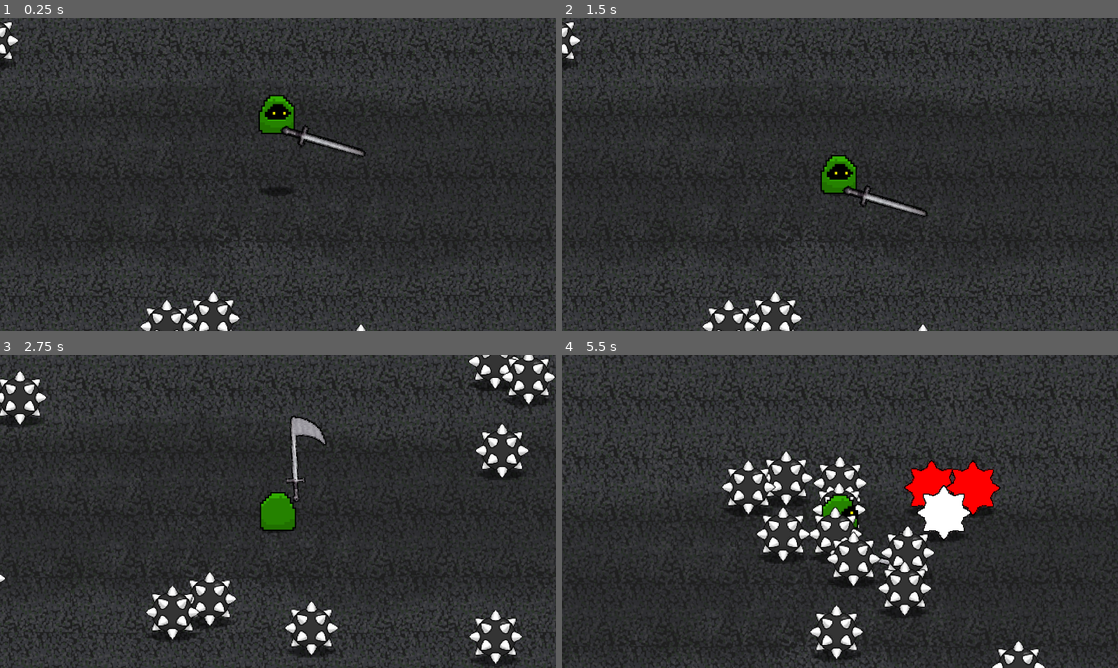
Above: before the commit, frames 1-4 (two rows, left to right).
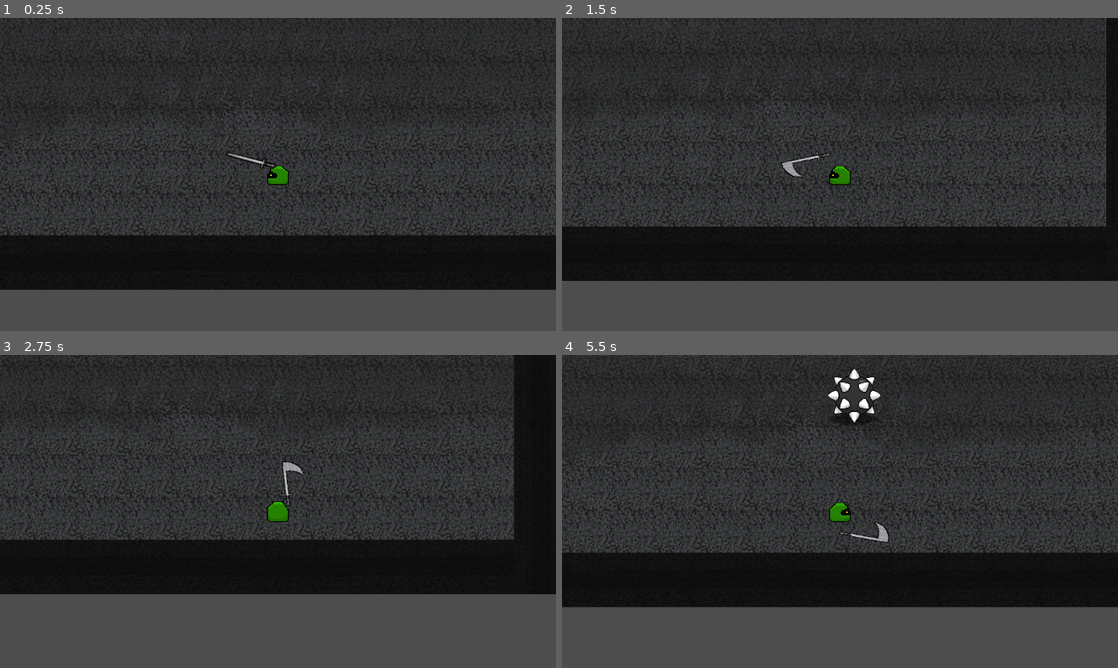
Above: after the commit, the same moments.

Repository: Deltunes/MSU-Game-Jam-2025
Game: Godot game, scene res://scenes/level_1.tscn
The game is run twice, just before and just after one commit, with the same random seed, the same clock (stepped at 60 frames per second) and the same inputs. Before the commit the project starts from res://scenes/level.tscn.
Inputs (mouse positions are in pixels of both pictures, inside the frame that each line leads up to):
- Up to frame 1 (0.25 s): no input
- Up to frame 2 (1.5 s): move the mouse to (962, 158) at 0.52 s; press the mouse at (962, 158) at 0.53 s; hold D (right) 0.53-1.28 s; move the mouse to (728, 190) at 1.27 s; release the mouse at (728, 190) at 1.28 s; hold S (down) from 1.28 s (still down); click (728, 190) at 1.35 s
- Up to frame 3 (2.75 s): move the mouse to (333, 442) at 2.02 s; release S (down) at 2.03 s; press the mouse at (333, 442) at 2.03 s; hold D (right) from 2.03 s (still down)
- Up to frame 4 (5.5 s): move the mouse to (812, 574) at 2.77 s; release D (right) at 2.78 s; release the mouse at (812, 574) at 2.78 s; hold W (up) 2.78-3.53 s; click (812, 574) at 2.85 s; move the mouse to (1006, 558) at 3.52 s; press the mouse at (1006, 558) at 3.53 s; hold A (left) 3.53-5.03 s; move the mouse to (673, 464) at 4.27 s; release the mouse at (673, 464) at 4.28 s; click (673, 464) at 4.35 s; move the mouse to (867, 511) at 5.02 s; press the mouse at (867, 511) at 5.03 s; hold S (down) from 5.03 s (still down)

The runs differ from the first frame. In frame 1, 32% of the frame differs, in the area x 0-100%, y 0-100%; in frame 2, 33%; in frame 3, 41%; in frame 4, 46%.

Commit message:
added a new map with 4 rooms, also changed script for enemy so it read player from ../../player instead of ../player

Diff:
--- a/project.godot
+++ b/project.godot
@@ -11,7 +11,7 @@
 [application]
 
 config/name="GitHubRepoTest"
-run/main_scene="res://scenes/level.tscn"
+run/main_scene="res://scenes/level_1.tscn"
 config/features=PackedStringArray("4.1", "Forward Plus")
 
 [autoload]
--- /dev/null
+++ b/scenes/level_1.tscn
@@ -0,0 +1,563 @@
+[gd_scene load_steps=18 format=3 uid="uid://boy275nnqsxkp"]
+
+[ext_resource type="Texture2D" uid="uid://cp2b7owjnyq51" path="res://images/stone.png" id="1_23t15"]
+[ext_resource type="PackedScene" uid="uid://shn281wsep5j" path="res://scenes/player.tscn" id="2_6w4s0"]
+[ext_resource type="PackedScene" uid="uid://bk14fyoq5jkex" path="res://scenes/enemy.tscn" id="3_aeo8m"]
+[ext_resource type="Texture2D" uid="uid://dy1b0ds65o0tm" path="res://images/joe biden with a rat.png" id="4_v5omw"]
+[ext_resource type="Texture2D" uid="uid://duntc3x4bw84e" path="res://images/shadow.png" id="5_qalu2"]
+
+[sub_resource type="RectangleShape2D" id="RectangleShape2D_xq4se"]
+size = Vector2(1672.01, 144.575)
+
+[sub_resource type="RectangleShape2D" id="RectangleShape2D_45s6f"]
+size = Vector2(1463.86, 17.9924)
+
+[sub_resource type="RectangleShape2D" id="RectangleShape2D_0nr3n"]
+size = Vector2(1147.59, 49.4707)
+
+[sub_resource type="RectangleShape2D" id="RectangleShape2D_xp2rh"]
+size = Vector2(626.431, 58.4482)
+
+[sub_resource type="RectangleShape2D" id="RectangleShape2D_xvlef"]
+size = Vector2(526.737, 89.9313)
+
+[sub_resource type="RectangleShape2D" id="RectangleShape2D_dpc8s"]
+size = Vector2(527.618, 21.7285)
+
+[sub_resource type="RectangleShape2D" id="RectangleShape2D_t3e4f"]
+size = Vector2(380.933, 31.9993)
+
+[sub_resource type="RectangleShape2D" id="RectangleShape2D_2ym3u"]
+size = Vector2(1993.4, 180.763)
+
+[sub_resource type="RectangleShape2D" id="RectangleShape2D_bq55k"]
+size = Vector2(577, 72.002)
+
+[sub_resource type="RectangleShape2D" id="RectangleShape2D_pdkge"]
+size = Vector2(328.5, 52.0002)
+
+[sub_resource type="RectangleShape2D" id="RectangleShape2D_lqtfw"]
+size = Vector2(721.5, 18.9988)
+
+[sub_resource type="RectangleShape2D" id="RectangleShape2D_6erdy"]
+size = Vector2(1248.83, 39.9993)
+
+[node name="level1" type="Node2D"]
+position = Vector2(1094.39, 53.8464)
+
+[node name="Stone" type="Sprite2D" parent="."]
+position = Vector2(-467.5, 297.5)
+scale = Vector2(0.736979, 0.750926)
+texture = ExtResource("1_23t15")
+
+[node name="Player" parent="." instance=ExtResource("2_6w4s0")]
+position = Vector2(-447.387, 563.154)
+scale = Vector2(0.177344, 0.156944)
+
+[node name="rooms" type="Node" parent="."]
+
+[node name="room 1" type="Node" parent="rooms"]
+
+[node name="StaticBody2D2" type="StaticBody2D" parent="rooms/room 1"]
+position = Vector2(71.9374, 53.8464)
+rotation = -1.5708
+
+[node name="Background" type="Sprite2D" parent="rooms/room 1/StaticBody2D2"]
+modulate = Color(0.333333, 0.333333, 0.333333, 1)
+z_index = -10
+position = Vector2(-312.138, -210.976)
+scale = Vector2(0.537437, 0.116)
+texture = ExtResource("1_23t15")
+
+[node name="CollisionShape2D" type="CollisionShape2D" parent="rooms/room 1/StaticBody2D2"]
+position = Vector2(-359.615, -158.933)
+rotation = 3.14159
+scale = Vector2(0.565, -0.116)
+shape = SubResource("RectangleShape2D_xq4se")
+
+[node name="StaticBody2D3" type="StaticBody2D" parent="rooms/room 1"]
+position = Vector2(-1022.45, 1022.45)
+rotation = 3.14159
+
+[node name="Background" type="Sprite2D" parent="rooms/room 1/StaticBody2D3"]
+modulate = Color(0.333333, 0.333333, 0.333333, 1)
+z_index = -10
+position = Vector2(-1700.67, 203.544)
+scale = Vector2(0.793069, 0.116)
+texture = ExtResource("1_23t15")
+
+[node name="CollisionShape2D" type="CollisionShape2D" parent="rooms/room 1/StaticBody2D3"]
+position = Vector2(-1651.97, 258.59)
+shape = SubResource("RectangleShape2D_45s6f")
+
+[node name="StaticBody2D4" type="StaticBody2D" parent="rooms/room 1"]
+position = Vector2(-1022.45, 1022.45)
+rotation = 3.14159
+
+[node name="Background" type="Sprite2D" parent="rooms/room 1/StaticBody2D4"]
+modulate = Color(0.333333, 0.333333, 0.333333, 1)
+z_index = -10
+position = Vector2(-2419.84, 669.138)
+rotation = 1.5708
+scale = Vector2(0.550276, 0.116)
+texture = ExtResource("1_23t15")
+
+[node name="CollisionShape2D" type="CollisionShape2D" parent="rooms/room 1/StaticBody2D4"]
+position = Vector2(-2380.79, 681.294)
+rotation = 1.56958
+scale = Vector2(0.790026, -0.932748)
+shape = SubResource("RectangleShape2D_0nr3n")
+
+[node name="StaticBody2D5" type="StaticBody2D" parent="rooms/room 1"]
+position = Vector2(-932, 996)
+rotation = 3.14159
+
+[node name="Background" type="Sprite2D" parent="rooms/room 1/StaticBody2D5"]
+modulate = Color(0.333333, 0.333333, 0.333333, 1)
+position = Vector2(-1181.4, 1136.41)
+rotation = 3.14059
+scale = Vector2(0.375917, 0.116)
+texture = ExtResource("1_23t15")
+
+[node name="Background2" type="Sprite2D" parent="rooms/room 1/StaticBody2D5"]
+modulate = Color(0.333333, 0.333333, 0.333333, 1)
+position = Vector2(-2044.66, 1136.94)
+rotation = -0.00130993
+scale = Vector2(0.334894, 0.116224)
+skew = -0.00293517
+texture = ExtResource("1_23t15")
+
+[node name="CollisionShape2D" type="CollisionShape2D" parent="rooms/room 1/StaticBody2D5"]
+position = Vector2(-1226.98, 1103.6)
+shape = SubResource("RectangleShape2D_xp2rh")
+
+[node name="CollisionShape2D2" type="CollisionShape2D" parent="rooms/room 1/StaticBody2D5"]
+position = Vector2(-2038.45, 1103.44)
+shape = SubResource("RectangleShape2D_xp2rh")
+
+[node name="hallways" type="Node" parent="rooms"]
+
+[node name="Stone2" type="Sprite2D" parent="rooms/hallways"]
+position = Vector2(614, -317)
+rotation = 1.57168
+scale = Vector2(0.276042, 0.196296)
+texture = ExtResource("1_23t15")
+
+[node name="StaticBody2D" type="StaticBody2D" parent="rooms/hallways"]
+
+[node name="Background" type="Sprite2D" parent="rooms/hallways/StaticBody2D"]
+modulate = Color(0.333333, 0.333333, 0.333333, 1)
+position = Vector2(458.034, -315.14)
+rotation = 4.71204
+scale = Vector2(0.27398, 0.116)
+texture = ExtResource("1_23t15")
+
+[node name="CollisionShape2D" type="CollisionShape2D" parent="rooms/hallways/StaticBody2D"]
+position = Vector2(474.002, -316.27)
+rotation = 1.56766
+scale = Vector2(1, 1)
+shape = SubResource("RectangleShape2D_xvlef")
+
+[node name="StaticBody2D2" type="StaticBody2D" parent="rooms/hallways"]
+
+[node name="Background" type="Sprite2D" parent="rooms/hallways/StaticBody2D2"]
+modulate = Color(0.333333, 0.333333, 0.333333, 1)
+position = Vector2(764.033, -317.102)
+rotation = 4.71204
+scale = Vector2(0.276024, 0.116)
+texture = ExtResource("1_23t15")
+
+[node name="CollisionShape2D" type="CollisionShape2D" parent="rooms/hallways/StaticBody2D2"]
+position = Vector2(747.004, -318.633)
+rotation = 1.56766
+scale = Vector2(1, 1)
+shape = SubResource("RectangleShape2D_xvlef")
+
+[node name="Stone3" type="Sprite2D" parent="rooms/hallways"]
+position = Vector2(1985, -978)
+rotation = 3.14196
+scale = Vector2(0.276042, 0.196296)
+texture = ExtResource("1_23t15")
+
+[node name="Stone3" type="Sprite2D" parent="rooms/hallways/Stone3"]
+position = Vector2(-7826.8, 992.257)
+rotation = 3.14196
+scale = Vector2(0.997702, 1.14076)
+texture = ExtResource("1_23t15")
+
+[node name="StaticBody2D3" type="StaticBody2D" parent="rooms/hallways"]
+position = Vector2(1481, -477.907)
+rotation = -0.00187584
+
+[node name="Background" type="Sprite2D" parent="rooms/hallways/StaticBody2D3"]
+modulate = Color(0.333333, 0.333333, 0.333333, 1)
+position = Vector2(503.953, -619.143)
+rotation = 6.28319
+scale = Vector2(0.27398, 0.116)
+texture = ExtResource("1_23t15")
+
+[node name="CollisionShape2D" type="CollisionShape2D" parent="rooms/hallways/StaticBody2D3"]
+position = Vector2(504.682, -363.147)
+rotation = 3.14166
+scale = Vector2(1, 1)
+shape = SubResource("RectangleShape2D_xvlef")
+
+[node name="StaticBody2D4" type="StaticBody2D" parent="rooms/hallways"]
+position = Vector2(1481, -477.907)
+rotation = -0.00187584
+
+[node name="Background" type="Sprite2D" parent="rooms/hallways/StaticBody2D4"]
+modulate = Color(0.333333, 0.333333, 0.333333, 1)
+position = Vector2(504.738, -344.944)
+rotation = 6.28319
+scale = Vector2(0.276024, 0.116)
+texture = ExtResource("1_23t15")
+
+[node name="CollisionShape2D" type="CollisionShape2D" parent="rooms/hallways/StaticBody2D4"]
+position = Vector2(503.051, -602.196)
+rotation = 3.14063
+scale = Vector2(1, 1)
+shape = SubResource("RectangleShape2D_xvlef")
+
+[node name="StaticBody2D3" type="StaticBody2D" parent="rooms/hallways/StaticBody2D4"]
+position = Vector2(2161.35, -184.039)
+rotation = -0.00187584
+
+[node name="Background" type="Sprite2D" parent="rooms/hallways/StaticBody2D4/StaticBody2D3"]
+modulate = Color(0.333333, 0.333333, 0.333333, 1)
+position = Vector2(503.953, -619.143)
+rotation = 6.28319
+scale = Vector2(0.27398, 0.116)
+texture = ExtResource("1_23t15")
+
+[node name="CollisionShape2D" type="CollisionShape2D" parent="rooms/hallways/StaticBody2D4/StaticBody2D3"]
+position = Vector2(504.682, -363.147)
+rotation = 3.14166
+scale = Vector2(1, 1)
+shape = SubResource("RectangleShape2D_xvlef")
+
+[node name="StaticBody2D4" type="StaticBody2D" parent="rooms/hallways/StaticBody2D4"]
+position = Vector2(2161.35, -184.039)
+rotation = -0.00187584
+
+[node name="Background" type="Sprite2D" parent="rooms/hallways/StaticBody2D4/StaticBody2D4"]
+modulate = Color(0.333333, 0.333333, 0.333333, 1)
+position = Vector2(504.738, -344.944)
+rotation = 6.28319
+scale = Vector2(0.276024, 0.116)
+texture = ExtResource("1_23t15")
+
+[node name="CollisionShape2D" type="CollisionShape2D" parent="rooms/hallways/StaticBody2D4/StaticBody2D4"]
+position = Vector2(503.051, -602.196)
+rotation = 3.14063
+scale = Vector2(1, 1)
+shape = SubResource("RectangleShape2D_xvlef")
+
+[node name="Node" type="Node" parent="rooms"]
+
+[node name="Walls" type="Node2D" parent="rooms/Node"]
+position = Vector2(758, -1124)
+
+[node name="StaticBody2D2" type="StaticBody2D" parent="rooms/Node/Walls"]
+position = Vector2(-1022.45, 0)
+rotation = -1.5708
+
+[node name="Background" type="Sprite2D" parent="rooms/Node/Walls/StaticBody2D2"]
+modulate = Color(0.333333, 0.333333, 0.333333, 1)
+z_index = -10
+position = Vector2(-4.48772, 0)
+scale = Vector2(0.690592, 0.116)
+texture = ExtResource("1_23t15")
+
+[node name="CollisionShape2D" type="CollisionShape2D" parent="rooms/Node/Walls/StaticBody2D2"]
+position = Vector2(251, 50.9504)
+shape = SubResource("RectangleShape2D_dpc8s")
+
+[node name="CollisionShape2D2" type="CollisionShape2D" parent="rooms/Node/Walls/StaticBody2D2"]
+position = Vector2(-342.5, 44.4484)
+shape = SubResource("RectangleShape2D_t3e4f")
+
+[node name="StaticBody2D" type="StaticBody2D" parent="rooms/Node/Walls"]
+position = Vector2(0, -602)
+
+[node name="Background" type="Sprite2D" parent="rooms/Node/Walls/StaticBody2D"]
+modulate = Color(0.333333, 0.333333, 0.333333, 1)
+z_index = -10
+position = Vector2(0, 6)
+scale = Vector2(1, 0.115741)
+texture = ExtResource("1_23t15")
+
+[node name="CollisionShape2D" type="CollisionShape2D" parent="rooms/Node/Walls/StaticBody2D"]
+position = Vector2(-2, 56)
+scale = Vector2(1, 0.115741)
+shape = SubResource("RectangleShape2D_2ym3u")
+
+[node name="StaticBody2D3" type="StaticBody2D" parent="rooms/Node/Walls"]
+position = Vector2(1022, 0)
+rotation = 1.5708
+
+[node name="Background" type="Sprite2D" parent="rooms/Node/Walls/StaticBody2D3"]
+modulate = Color(0.333333, 0.333333, 0.333333, 1)
+z_index = -10
+position = Vector2(3.98347, 0)
+scale = Vector2(0.691027, 0.116)
+texture = ExtResource("1_23t15")
+
+[node name="CollisionShape2D" type="CollisionShape2D" parent="rooms/Node/Walls/StaticBody2D3"]
+position = Vector2(-255.5, 26.001)
+shape = SubResource("RectangleShape2D_bq55k")
+
+[node name="CollisionShape2D2" type="CollisionShape2D" parent="rooms/Node/Walls/StaticBody2D3"]
+position = Vector2(421.25, 34.9993)
+shape = SubResource("RectangleShape2D_pdkge")
+
+[node name="StaticBody2D4" type="StaticBody2D" parent="rooms/Node/Walls"]
+position = Vector2(0, 602)
+rotation = 3.14159
+
+[node name="Background" type="Sprite2D" parent="rooms/Node/Walls/StaticBody2D4"]
+modulate = Color(0.333333, 0.333333, 0.333333, 1)
+z_index = -10
+position = Vector2(-0.8974, -2.99963)
+scale = Vector2(1.00219, 0.115741)
+texture = ExtResource("1_23t15")
+
+[node name="CollisionShape2D" type="CollisionShape2D" parent="rooms/Node/Walls/StaticBody2D4"]
+position = Vector2(603.75, 49.5012)
+shape = SubResource("RectangleShape2D_lqtfw")
+
+[node name="CollisionShape2D2" type="CollisionShape2D" parent="rooms/Node/Walls/StaticBody2D4"]
+position = Vector2(-565, 34.9985)
+shape = SubResource("RectangleShape2D_6erdy")
+
+[node name="Walls" type="Node2D" parent="rooms/Node/Walls"]
+position = Vector2(2304, 92)
+scale = Vector2(0.846796, 0.807605)
+
+[node name="StaticBody2D2" type="StaticBody2D" parent="rooms/Node/Walls/Walls"]
+position = Vector2(-1022.45, 0)
+rotation = -1.5708
+
+[node name="Background" type="Sprite2D" parent="rooms/Node/Walls/Walls/StaticBody2D2"]
+modulate = Color(0.333333, 0.333333, 0.333333, 1)
+z_index = -10
+position = Vector2(-4.48772, 0)
+scale = Vector2(0.690592, 0.116)
+texture = ExtResource("1_23t15")
+
+[node name="CollisionShape2D" type="CollisionShape2D" parent="rooms/Node/Walls/Walls/StaticBody2D2"]
+position = Vector2(276.191, 50.3149)
+scale = Vector2(1, 1)
+shape = SubResource("RectangleShape2D_dpc8s")
+
+[node name="CollisionShape2D2" type="CollisionShape2D" parent="rooms/Node/Walls/Walls/StaticBody2D2"]
+position = Vector2(-367.534, 44.4478)
+scale = Vector2(1, 1)
+shape = SubResource("RectangleShape2D_t3e4f")
+
+[node name="StaticBody2D" type="StaticBody2D" parent="rooms/Node/Walls/Walls"]
+position = Vector2(0, -602)
+
+[node name="Background" type="Sprite2D" parent="rooms/Node/Walls/Walls/StaticBody2D"]
+modulate = Color(0.333333, 0.333333, 0.333333, 1)
+z_index = -10
+position = Vector2(0, 6)
+scale = Vector2(1, 0.115741)
+texture = ExtResource("1_23t15")
+
+[node name="CollisionShape2D" type="CollisionShape2D" parent="rooms/Node/Walls/Walls/StaticBody2D"]
+position = Vector2(-2, 56)
+scale = Vector2(1, 0.115741)
+shape = SubResource("RectangleShape2D_2ym3u")
+
+[node name="StaticBody2D3" type="StaticBody2D" parent="rooms/Node/Walls/Walls"]
+position = Vector2(1022, 0)
+rotation = 1.5708
+
+[node name="Background" type="Sprite2D" parent="rooms/Node/Walls/Walls/StaticBody2D3"]
+modulate = Color(0.333333, 0.333333, 0.333333, 1)
+z_index = -10
+position = Vector2(3.98347, 0)
+scale = Vector2(0.691027, 0.116)
+texture = ExtResource("1_23t15")
+
+[node name="CollisionShape2D" type="CollisionShape2D" parent="rooms/Node/Walls/Walls/StaticBody2D3"]
+position = Vector2(255.075, 24.1201)
+shape = SubResource("RectangleShape2D_bq55k")
+
+[node name="CollisionShape2D2" type="CollisionShape2D" parent="rooms/Node/Walls/Walls/StaticBody2D3"]
+position = Vector2(-411.092, 34.7512)
+shape = SubResource("RectangleShape2D_pdkge")
+
+[node name="StaticBody2D4" type="StaticBody2D" parent="rooms/Node/Walls/Walls"]
+position = Vector2(0, 602)
+rotation = 3.14159
+
+[node name="Background" type="Sprite2D" parent="rooms/Node/Walls/Walls/StaticBody2D4"]
+modulate = Color(0.333333, 0.333333, 0.333333, 1)
+z_index = -10
+position = Vector2(-0.8974, -2.99963)
+scale = Vector2(1.00219, 0.115741)
+texture = ExtResource("1_23t15")
+
+[node name="CollisionShape2D" type="CollisionShape2D" parent="rooms/Node/Walls/Walls/StaticBody2D4"]
+position = Vector2(603.75, 49.5012)
+shape = SubResource("RectangleShape2D_lqtfw")
+
+[node name="CollisionShape2D2" type="CollisionShape2D" parent="rooms/Node/Walls/Walls/StaticBody2D4"]
+position = Vector2(-335.087, 38.9987)
+scale = Vector2(1, 1)
+shape = SubResource("RectangleShape2D_6erdy")
+
+[node name="Stone2" type="Sprite2D" parent="rooms"]
+position = Vector2(769, -1117)
+texture = ExtResource("1_23t15")
+
+[node name="bossroom" type="Node2D" parent="rooms"]
+
+[node name="StaticBody2D2" type="StaticBody2D" parent="rooms/bossroom"]
+position = Vector2(6070, -404.388)
+rotation = 1.57079
+
+[node name="Background" type="Sprite2D" parent="rooms/bossroom/StaticBody2D2"]
+modulate = Color(0.333333, 0.333333, 0.333333, 1)
+z_index = -10
+position = Vector2(-93.7178, 1222.01)
+rotation = 1.5708
+scale = Vector2(0.537437, 0.116)
+texture = ExtResource("1_23t15")
+
+[node name="CollisionShape2D" type="CollisionShape2D" parent="rooms/bossroom/StaticBody2D2"]
+position = Vector2(-147.627, 1224.66)
+rotation = 1.5708
+scale = Vector2(0.565, -0.116)
+shape = SubResource("RectangleShape2D_xq4se")
+
+[node name="StaticBody2D3" type="StaticBody2D" parent="rooms/bossroom"]
+position = Vector2(7164.38, -1373)
+rotation = -1.46071e-05
+
+[node name="Background" type="Sprite2D" parent="rooms/bossroom/StaticBody2D3"]
+modulate = Color(0.333333, 0.333333, 0.333333, 1)
+z_index = -10
+position = Vector2(-1791.32, 184.714)
+rotation = 1.57028
+scale = Vector2(0.783325, 0.116)
+texture = ExtResource("1_23t15")
+
+[node name="CollisionShape2D" type="CollisionShape2D" parent="rooms/bossroom/StaticBody2D3"]
+position = Vector2(-1844.37, 167.956)
+rotation = 1.57028
+shape = SubResource("RectangleShape2D_45s6f")
+
+[node name="StaticBody2D4" type="StaticBody2D" parent="rooms/bossroom"]
+position = Vector2(7164.38, -1373)
+rotation = -1.46071e-05
+
+[node name="Background" type="Sprite2D" parent="rooms/bossroom/StaticBody2D4"]
+modulate = Color(0.333333, 0.333333, 0.333333, 1)
+z_index = -10
+position = Vector2(-2349, -504.511)
+rotation = 3.14159
+scale = Vector2(0.550276, 0.116)
+texture = ExtResource("1_23t15")
+
+[node name="CollisionShape2D" type="CollisionShape2D" parent="rooms/bossroom/StaticBody2D4"]
+position = Vector2(-2309.98, -465.361)
+rotation = 3.14159
+scale = Vector2(0.790026, -0.932748)
+shape = SubResource("RectangleShape2D_0nr3n")
+
+[node name="StaticBody2D5" type="StaticBody2D" parent="rooms/bossroom"]
+position = Vector2(7164.38, -1373)
+rotation = -1.46071e-05
+
+[node name="Background" type="Sprite2D" parent="rooms/bossroom/StaticBody2D5"]
+modulate = Color(0.333333, 0.333333, 0.333333, 1)
+position = Vector2(-2818.38, -208.51)
+rotation = 1.5708
+scale = Vector2(0.371272, 0.116)
+texture = ExtResource("1_23t15")
+
+[node name="Background2" type="Sprite2D" parent="rooms/bossroom/StaticBody2D5"]
+modulate = Color(0.333333, 0.333333, 0.333333, 1)
+position = Vector2(-2810.39, 617.949)
+rotation = 1.57157
+scale = Vector2(0.334894, 0.116224)
+skew = -0.00293517
+texture = ExtResource("1_23t15")
+
+[node name="CollisionShape2D" type="CollisionShape2D" parent="rooms/bossroom/StaticBody2D5"]
+position = Vector2(-2785.37, -164.256)
+rotation = 1.5708
+shape = SubResource("RectangleShape2D_xp2rh")
+
+[node name="CollisionShape2D2" type="CollisionShape2D" parent="rooms/bossroom/StaticBody2D5"]
+position = Vector2(-2776.39, 608.959)
+rotation = -1.5708
+shape = SubResource("RectangleShape2D_xp2rh")
+
+[node name="enemies" type="Node2D" parent="."]
+
+[node name="CharacterBody2D" parent="enemies" instance=ExtResource("3_aeo8m")]
+position = Vector2(1950.61, -1217.85)
+
+[node name="CharacterBody2D2" parent="enemies" instance=ExtResource("3_aeo8m")]
+position = Vector2(121.613, -1443.85)
+
+[node name="CharacterBody2D3" parent="enemies" instance=ExtResource("3_aeo8m")]
+position = Vector2(-804.387, -1395.85)
+
+[node name="CharacterBody2D4" parent="enemies" instance=ExtResource("3_aeo8m")]
+position = Vector2(-1011.39, -899.846)
+
+[node name="CharacterBody2D5" parent="enemies" instance=ExtResource("3_aeo8m")]
+position = Vector2(259.613, -887.846)
+
+[node name="CharacterBody2D6" parent="enemies" instance=ExtResource("3_aeo8m")]
+position = Vector2(-460.387, 138.154)
+
+[node name="CharacterBody2D7" parent="enemies" instance=ExtResource("3_aeo8m")]
+position = Vector2(2306.61, -827.846)
+
+[node name="CharacterBody2D8" parent="enemies" instance=ExtResource("3_aeo8m")]
+position = Vector2(1772.61, -789.846)
+
+[node name="CharacterBody2D9" parent="enemies" instance=ExtResource("3_aeo8m")]
+position = Vector2(2391.61, -1217.85)
+
+[node name="CharacterBody2D10" parent="enemies" instance=ExtResource("3_aeo8m")]
+position = Vector2(1471.61, -1196.85)
+
+[node name="secret" type="Node2D" parent="."]
+
+[node name="JoeBidenWithARat" type="Sprite2D" parent="secret"]
+position = Vector2(-2124.39, -1112.85)
+scale = Vector2(1.4875, 3.08125)
+texture = ExtResource("4_v5omw")
+
+[node name="Shadow" type="Sprite2D" parent="secret"]
+position = Vector2(-1295.39, -1273.85)
+scale = Vector2(3.03125, 14.5234)
+texture = ExtResource("5_qalu2")
+
+[node name="Shadow2" type="Sprite2D" parent="secret"]
+position = Vector2(-1393.39, -1246.85)
+scale = Vector2(8.89844, 12.375)
+texture = ExtResource("5_qalu2")
+
+[node name="Stone2" type="Sprite2D" parent="."]
+position = Vector2(1968.61, -1078.85)
+scale = Vector2(0.852083, 0.805555)
+texture = ExtResource("1_23t15")
+
+[node name="Stone3" type="Sprite2D" parent="."]
+z_index = -14
+position = Vector2(3769.61, -1261.85)
+rotation = 1.63789
+scale = Vector2(0.715877, 0.964663)
+texture = ExtResource("1_23t15")
+
+[editable path="Player"]
+[editable path="Player/CharacterSprite/Weapon Controller/Sword/Hitbox"]
+[editable path="Player/Hurtbox"]
--- a/scripts/enemy.gd
+++ b/scripts/enemy.gd
@@ -11,7 +11,7 @@
 var mousePos
 
 func _ready():
-	player = $"../Player"
+	player = $"../../Player"
 	$Hitbox.damage = 10
 
 func _physics_process(_delta):
Not shown, added: scripts/Sword.gd.uid
Not shown, added: scripts/characterMover.gd.uid
Not shown, added: scripts/enemy.gd.uid
Not shown, added: scripts/hitbox.gd.uid
Not shown, added: scripts/level.gd.uid
